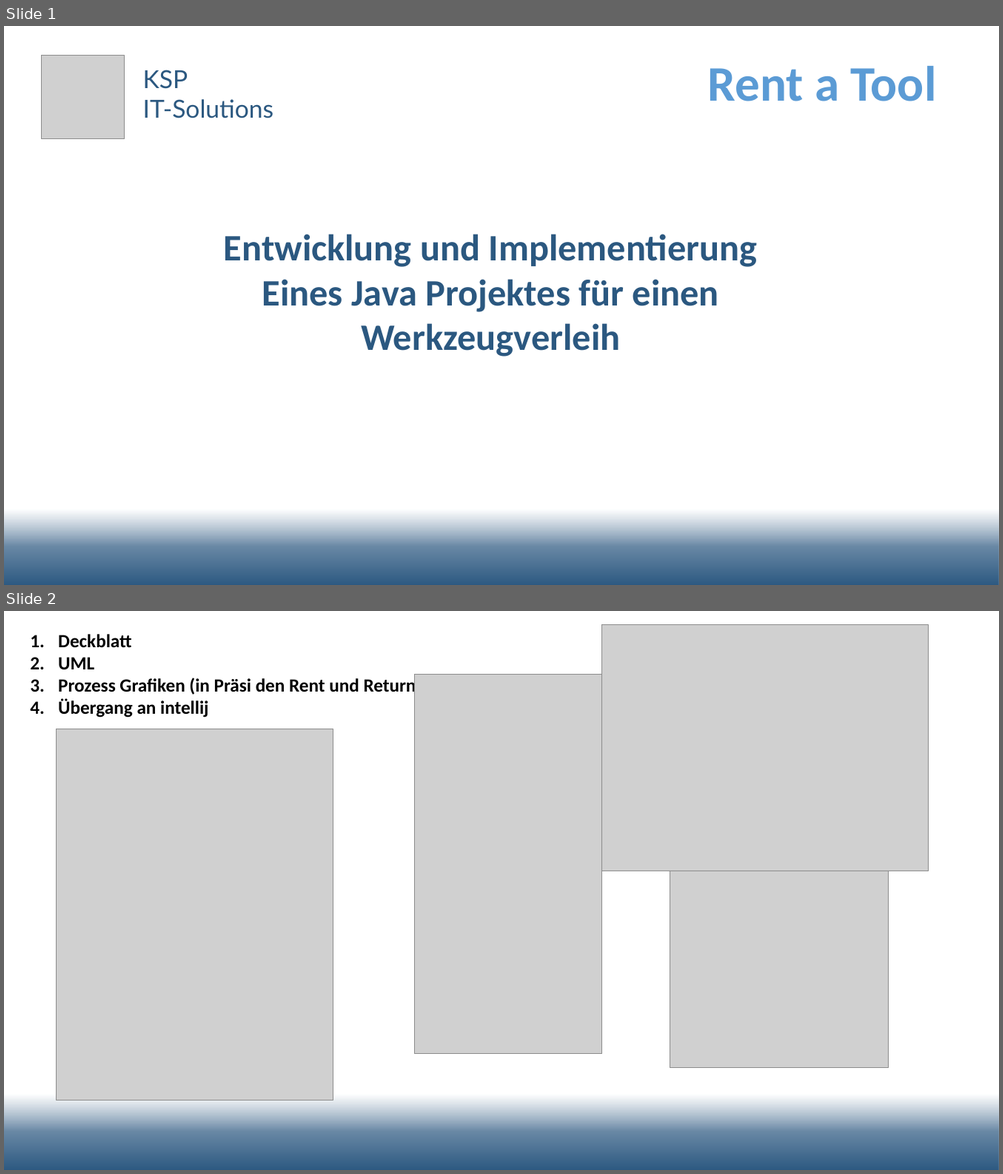
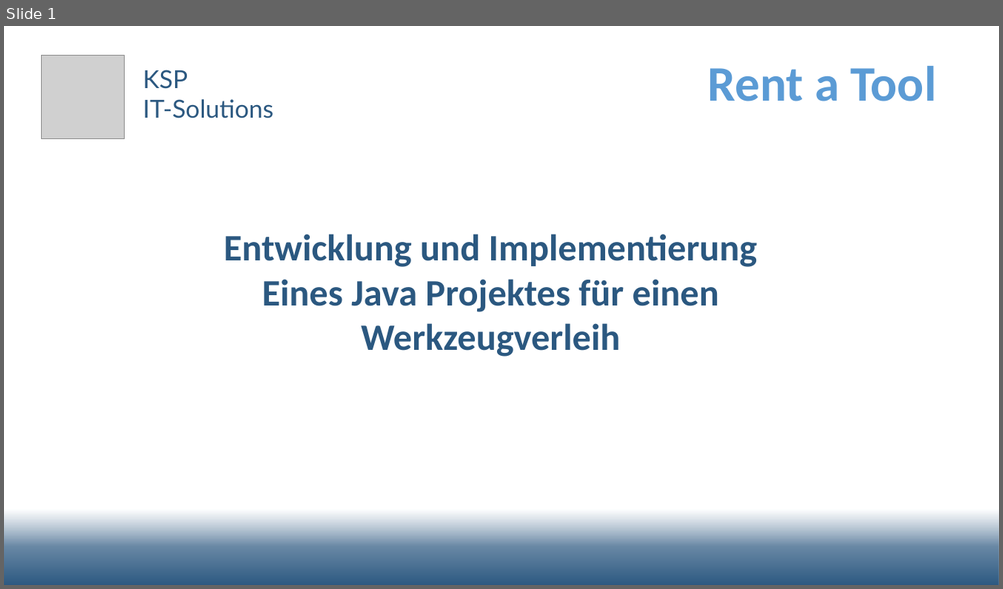
Before and after one commit to fh-erfurt/RentATool, a slide deck: share/presentations/2019_07_19_Präsentation -Final.pptx. Shown one above the other, each under a label of ours: slides 1 and 2 before the commit, slide 1 after it. The pictures are 1003x1174 and 1003x589 pixels, drawn with LibreOffice and Linux fonts; fonts in the diff are those of the drawing; grey boxes stand for pictures; background and template pictures are left out. Boxes give left, top, right and bottom in pixels: in the first picture for what was removed or moved away, otherwise in the second. Text is boxed around its words. In the diff, an @@ line names an element or a change of style, - is before the commit and + after.

```diff
--- a/share/presentations/2019_07_19_Präsentation -Final.pptx
+++ b/share/presentations/2019_07_19_Präsentation -Final.pptx
@@ slide 2 removed at [4,611,999,1170], background #FFFFFF; not listed: 1 template element that a slide beside it also shows @@
@@ picture removed at [602,625,928,871] @@
@@ text removed at [58,634,416,718] @@
-1. Deckblatt
-2. UML
-3. Prozess Grafiken (in Präsi den Rent und Return Prozess erklären)
-4. Übergang an intellij
@@ picture removed at [415,674,602,1054] @@
@@ picture removed at [670,713,889,1068] @@
@@ picture removed at [57,729,333,1100] @@
```
Also in this commit, not shown: 4 slides added.
